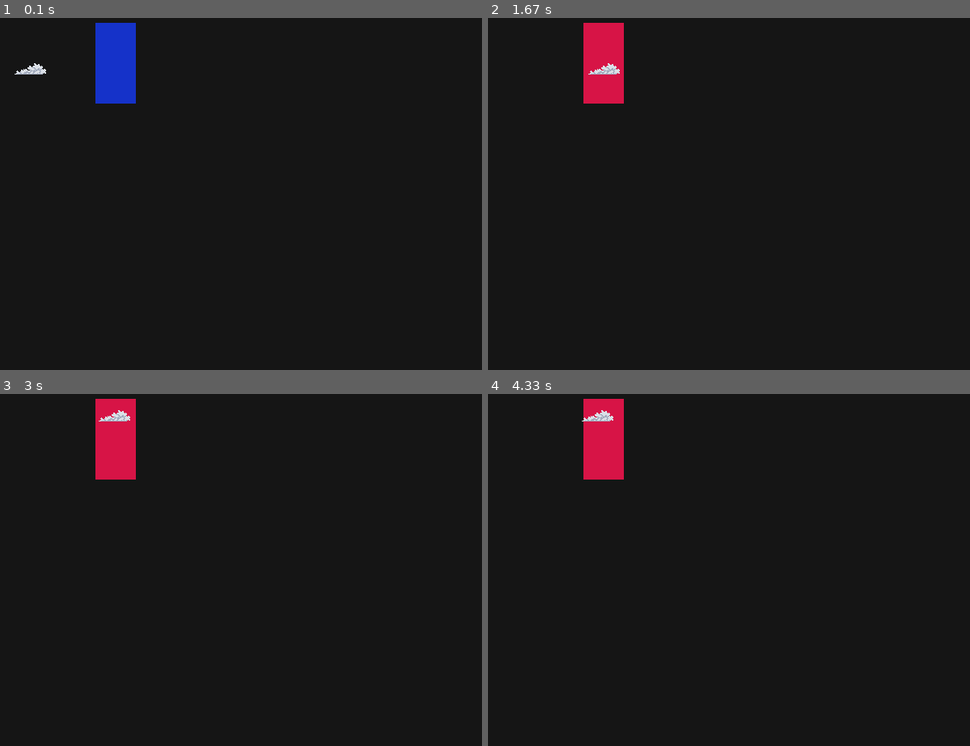
Above: before the commit, frames 1-4 (two rows, left to right).
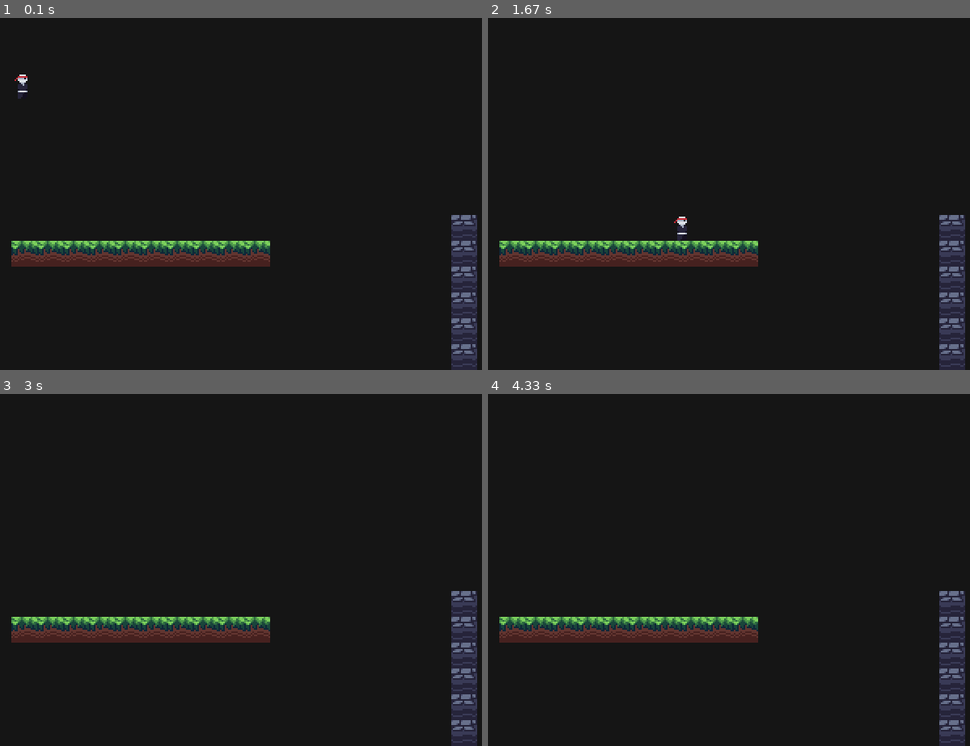
Above: after the commit, the same moments.

Repository: Developer-Harshit/platform_pygame
Game: pygame game, started from game.py
Two runs of this game, one before a commit and one after it. Both use one fixed random seed, a clock stepped at 60 frames per second and the inputs below.
Inputs:
- Up to frame 1 (0.1 s): no input
- Up to frame 2 (1.67 s): tap A at 0.33 s; hold Space 0.67-1.13 s; hold Right 0.67-1.13 s; hold D 1.17-1.63 s
- Up to frame 3 (3 s): hold Up 1.67-1.97 s; hold D 2-2.47 s; hold Left from 2.5 s (still down)
- Up to frame 4 (4.33 s): release Left at 3.03 s

The runs differ from the first frame. In frame 1, 8.5% of the frame differs, in the area x 2-99%, y 1-100%; in frame 2, 8.3%; in frame 3, 8.2%; in frame 4, 8.2%.

Commit message:
Images ,Input and Physics

Diff:
--- a/game.py
+++ b/game.py
@@ -1,92 +1,80 @@
-# Images ,Input and Collisions
+# Images ,Input and Physics
 
 import pygame
 import sys
+from scripts.entites import PhysicsEntity
+from scripts.tilemap import Tilemap
+from scripts.utils import load_img, load_images
 
-WIDTH,HEIGHT = 720,480
-BLUE = (21,50,201)
-RED =  (215,20,70)
-BG_COLOR = (21,21,21)
+print("Starting Game")
+
+WIDTH, HEIGHT = 720, 480
+BLUE = (21, 50, 201)
+RED = (215, 20, 70)
+BG_COLOR = (21, 21, 21)
+
+
 class Game:
     def __init__(self):
+        pygame.init()
+        pygame.display.set_caption("Platformer Game")
 
-        pygame.init()
-        pygame.display.set_caption('Platformer Game')
+        self.screen = pygame.display.set_mode((WIDTH, HEIGHT))
+        self.display = pygame.Surface((WIDTH / 2, HEIGHT / 2))
 
-        self.screen = pygame.display.set_mode((WIDTH,HEIGHT))
         self.clock = pygame.time.Clock()
-        self.img = pygame.image.load("data/images/clouds/cloud_2.png")
 
-        # To make the black background in the image as transparent
-        self.img.set_colorkey((0,0,0))
+        self.movement = [False, False]  # Left ,Right
 
-        self.img_pos = [100,100]
-        self.movement = [False,False,False,False] # Left ,Right ,Top ,Down
-
-        self.block = pygame.Rect(200,50,50,100)
+        self.assets = {
+            "player": load_img("entities/player.png"),
+            "stone": load_images("tiles/stone"),
+            "grass": load_images("tiles/grass"),
+        }
+        self.tilemap = Tilemap(self)
+        self.player = PhysicsEntity(self, "player", (50, 50), (8, 15))
 
     def run(self):
-
         running = True
 
         while running:
+            # compute stuff -------------------------------------------------------|
+            self.player.update(
+                self.tilemap, ((self.movement[1] - self.movement[0]) * 2, 0)
+            )
+
+            # print(self.tilemap.find_neighbours(self.player.pos))
+
             # draw stuff ----------------------------------------------------------|
-            self.screen.fill(BG_COLOR)
+            self.display.fill(BG_COLOR)
+            self.tilemap.render(self.display)
 
-            # bliting img in surface
-            self.img_pos[0] += (self.movement[1] - self.movement[0]) *2
-            self.img_pos[1] += (self.movement[3] - self.movement[2]) *2
-
-
-            img_r = pygame.Rect(*self.img_pos,*self.img.get_size())
-
-            # Alternatively you can do this
-            # img_r = pygame.Rect(self.img_pos[0],self.img_pos[1],self.img.get_width(),self.img.get_height())
-
-            # Checking collision --------------------------------------------------|
-            if img_r.colliderect(self.block):
-
-                pygame.draw.rect(self.screen,RED,self.block) # Screen , Color , Rect
-            else:
-                pygame.draw.rect(self.screen,BLUE,self.block) # Screen , Color , Rect
-
-            self.screen.blit(self.img,self.img_pos)
-
-            # you can also blit something in image as img = surface
-            # self.img.blit(self.screen,self.img_pos)
-
+            self.player.render(self.display)
 
             for event in pygame.event.get():
                 if event.type == pygame.QUIT:
                     running = False
                 if event.type == pygame.KEYDOWN:
-
                     # X-Axis ------------------------------------------------------|
                     if event.key == pygame.K_LEFT or event.key == pygame.K_a:
                         self.movement[0] = True
                     if event.key == pygame.K_RIGHT or event.key == pygame.K_d:
                         self.movement[1] = True
-                    # Y-Axis ------------------------------------------------------|
-                    if event.key == pygame.K_UP or event.key == pygame.K_w:
-                        self.movement[2] = True
-                    if event.key == pygame.K_DOWN or event.key == pygame.K_s:
-                        self.movement[3] = True
+                    if event.key == pygame.K_UP or event.key == pygame.K_SPACE:
+                        self.player.velocity[1] = -5
                 if event.type == pygame.KEYUP:
                     # X-Axis ------------------------------------------------------|
                     if event.key == pygame.K_LEFT or event.key == pygame.K_a:
                         self.movement[0] = False
                     if event.key == pygame.K_RIGHT or event.key == pygame.K_d:
                         self.movement[1] = False
-                    # Y-Axis ------------------------------------------------------|
-                    if event.key == pygame.K_UP or event.key == pygame.K_w:
-                        self.movement[2] = False
-                    if event.key == pygame.K_DOWN or event.key == pygame.K_s:
-                        self.movement[3] = False
 
             # update stuff --------------------------------------------------------|
+            self.screen.blit(
+                pygame.transform.scale(self.display, self.screen.get_size()), (0, 0)
+            )
             pygame.display.update()
             self.clock.tick(60)
-
 
         # Quit --------------------------------------------------------------------|
         pygame.quit()
@@ -94,3 +82,4 @@
 
 
 Game().run()
+print("Game Over")
--- /dev/null
+++ b/scripts/entites.py
@@ -0,0 +1,73 @@
+import pygame
+
+
+class PhysicsEntity:
+    def __init__(self, game, e_type, pos, size):
+        self.game = game
+        self.type = e_type
+        self.pos = list(pos)
+        self.size = size
+        self.velocity = [0, 0]
+        self.collisions = {"left": False, "right": False, "top": False, "bottom": False}
+
+    def get_rect(self):
+        return pygame.Rect(self.pos[0], self.pos[1], self.size[0], self.size[1])
+
+    def update(self, tilemap, movement=[0, 0]):
+        frame_movement = (
+            movement[0] + self.velocity[0],
+            movement[1] + self.velocity[1],
+        )
+        print(self.collisions["bottom"])
+        if not self.collisions["bottom"]:
+            # Applying gravity
+
+            self.velocity[1] = min(
+                4, self.velocity[1] + 0.5
+            )  # for impleting terminal velocity while implementing it
+
+        self.collisions = {
+            "left": False,
+            "right": False,
+            "top": False,
+            "bottom": False,
+        }  # resseting the collision
+        self.pos[0] += frame_movement[0]
+        self.check_collision_x(tilemap, frame_movement)
+        self.pos[1] += frame_movement[1]
+        self.check_collision_y(tilemap, frame_movement)
+        if self.collisions["bottom"] or self.collisions["top"]:
+            print("hi")
+            self.velocity[1] = 0
+
+    def check_collision_x(self, tilemap, frame_movement):
+        # checking X -collision ---------------------------------------------------|
+        entity_rect = self.get_rect()
+
+        for rect in tilemap.find_physics_neighbours(self.pos):
+            if entity_rect.colliderect(rect):  # if collided with tile
+                if frame_movement[0] > 0:  # if moving right
+                    self.collisions["right"] = True
+                    entity_rect.right = rect.left  # push it to the left
+                if frame_movement[0] < 0:  # if moving left
+                    self.collisions["left"] = True
+                    entity_rect.left = rect.right  # push it to the right
+            self.pos[0] = entity_rect.x
+
+    def check_collision_y(self, tilemap, frame_movement):
+        # checking Y -collision ---------------------------------------------------|
+        entity_rect = self.get_rect()
+
+        for rect in tilemap.find_physics_neighbours(self.pos):
+            if entity_rect.colliderect(rect):  # if collided with tile
+                if frame_movement[1] >= 0:  # if moving bottom
+                    self.collisions["bottom"] = True
+                    entity_rect.bottom = rect.top  # push it to the top
+                if frame_movement[1] < 0:  # if moving top
+                    self.collisions["top"] = True
+
+                    entity_rect.top = rect.bottom  # push it to the bottom
+            self.pos[1] = entity_rect.y
+
+    def render(self, surf):
+        surf.blit(self.game.assets["player"], self.pos)
--- /dev/null
+++ b/scripts/tilemap.py
@@ -0,0 +1,97 @@
+import pygame
+
+# Neighbours offset wrt player
+NEIGHBOUR_OFFSETS = [
+    (-1, 0),
+    (-1, -1),
+    (0, -1),
+    (1, -1),
+    (1, 0),
+    (0, 0),
+    (-1, 1),
+    (0, 1),
+    (1, 1),
+]
+PHYSICS_TILES = {"grass", "stone"}  # Set is faster to lookup than lists
+
+
+class Tilemap:
+    def __init__(self, game, tile_size=16):
+        self.tile_size = tile_size
+        self.game = game
+        # two systems of tiles
+        self.tilemap = {}  # convinient for handling physics
+        # example = {
+        #     (0, 0): "grass",
+        #     (0, 1): "dirt",
+        #     (50, 89): "grass",
+        # }  # YOUR TILE-MAP WILL LOOK LIKE THIS
+        # example2 = {
+        #     "0;0": "grass",
+        #     "0;1": "dirt",
+        #     "50;30": "grass",
+        # }  # You can also use it as strings
+
+        self.offgrid_tiles = []  # tiles ie places all over grid
+
+        for i in range(10):
+            self.tilemap[str(3 + i) + ";10"] = {
+                "type": "grass",
+                "variant": 1,
+                "pos": (3 + i, 10),
+            }
+            self.tilemap["20;" + str(9 + i)] = {
+                "type": "stone",
+                "variant": 1,
+                "pos": (20, 9 + i),
+            }
+
+    def find_neighbours(self, pos):
+        """
+        Finding neighbours around the given position
+        """
+        neighbour_tiles = []
+        tile_location = (int(pos[0] // self.tile_size), int(pos[1] // self.tile_size))
+        for offset in NEIGHBOUR_OFFSETS:
+            myTile_location = (
+                str(tile_location[0] + offset[0])
+                + ";"
+                + str(tile_location[1] + offset[1])
+            )
+            if myTile_location in self.tilemap:
+                neighbour_tiles.append(self.tilemap[myTile_location])
+        return neighbour_tiles
+
+    def find_physics_neighbours(self, pos):
+        """
+        Finding neighbours around that has physics
+        """
+        physics_rects = []  # list of pygame RECT
+        for tile in self.find_neighbours(pos):
+            if tile["type"] in PHYSICS_TILES:
+                physics_rects.append(
+                    pygame.Rect(
+                        tile["pos"][0] * self.tile_size,
+                        tile["pos"][1] * self.tile_size,
+                        self.tile_size,
+                        self.tile_size,
+                    )
+                )
+        return physics_rects
+
+    def render(self, surf):
+        for tile in self.offgrid_tiles:
+            tile_img = self.game.assets[tile["type"][tile["variant"]]]
+            surf.blit(tile_img, tile["pos"])
+
+        for location in self.tilemap:
+            tile = self.tilemap[location]
+
+            tile_type = self.game.assets[tile["type"]]
+
+            tile_img = tile_type[tile["variant"]]
+
+            surf.blit(
+                tile_img,
+                (tile["pos"][0] * self.tile_size, tile["pos"][1] * self.tile_size),
+            )
--- /dev/null
+++ b/scripts/utils.py
@@ -0,0 +1,22 @@
+import os
+import pygame
+
+BASE_IMG_PATH = "data/images/"
+
+
+def load_img(rpath):
+    path = BASE_IMG_PATH + rpath
+
+    img = pygame.image.load(path).convert()  # convert method makes it easier to render
+
+    img.set_colorkey((0, 0, 0))
+    return img
+
+
+def load_images(path):
+    images = []
+    for img_path in os.listdir(BASE_IMG_PATH + path):
+        img = load_img(path + "/" + img_path)
+
+        images.append(img)
+    return images
